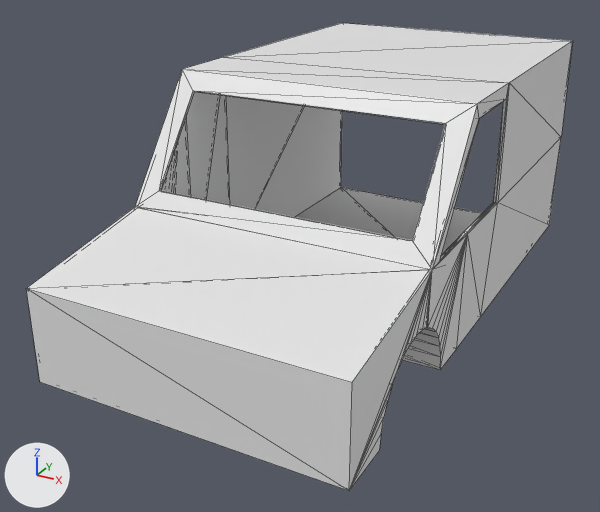
Before and after pictures for a commit that changed the glTF model resources/glb/car_interior.glb.
Camera for both pictures: a 50 mm camera at (1.2, -2.51, 1.35) aimed at (-0.09, -0.15, 0.17). Every picture has the same lights, and +X, +Y and +Z are marked at lower left. The older version comes first. Mesh edges are drawn as thin lines. Vertices at exactly the same position are counted once.
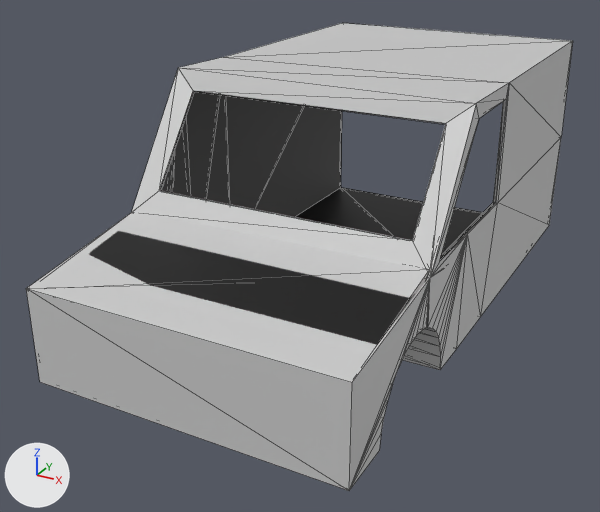
Where the change shows, as pixel boxes [x1, y1, x2, y2] in the pictures (600 x 512 px; the box of a moved part takes in the faces that stretch with it):
part 1 of me_cube_001, moved or reshaped
    both: [26, 57, 509, 490]
part 2 of me_cube_001, recoloured
    both: [26, 23, 573, 491]

Diff of the bpy script that builds the scene:
```diff
--- a/resources/glb/car_interior.glb.py
+++ b/resources/glb/car_interior.glb.py
@@ img_material_base_color @@
+img_material_base_color = load_image('Material Base Color', '_unpacked/Material_Base_Color', 1024, 1024, 'sRGB')
@@ mat_material @@
+mat_material = principled_material('Material')
+mat_material.texture = img_material_base_color
@@ me_cube_001 @@
 # used by ob_cube; location = (0.0, 0.0, 0.0)
-me_cube_001.from_pydata(...)  # 208 vertices, 426 faces; spans x -0.52..0.52, y -1.01..1.03, z -0.01..0.79
-me_cube_001.vertices[194].co = (-0.52, -0.51, 0.39)  # pixel (135, 206)
-me_cube_001.vertices[196].co = (-0.52, -0.21, 0.79)  # pixel (182, 69)
-me_cube_001.vertices[204].co = (0.52, -0.21, 0.79)  # pixel (477, 103)
-me_cube_001.vertices[206].co = (0.52, -0.51, 0.39)  # pixel (432, 269)
+me_cube_001.from_pydata(...)  # 208 vertices, 426 faces; spans x -0.52..0.52, y -1.01..1.03, z -0.01..0.8
+# me_cube_001 part 1
+me_cube_001.vertices[194].co = (-0.52, -0.53, 0.38)  # pixel (131, 212)
+me_cube_001.vertices[196].co = (-0.52, -0.23, 0.8)  # pixel (178, 67)
+me_cube_001.vertices[204].co = (0.52, -0.23, 0.8)  # pixel (476, 103)
+me_cube_001.vertices[206].co = (0.52, -0.52, 0.37)  # pixel (430, 277)
+# me_cube_001 part 2: 422 faces spanning x -0.52..0.52, y -1.01..1.03, z -0.01..0.8 switch from no material to mat_material (picture img_material_base_color)
```
